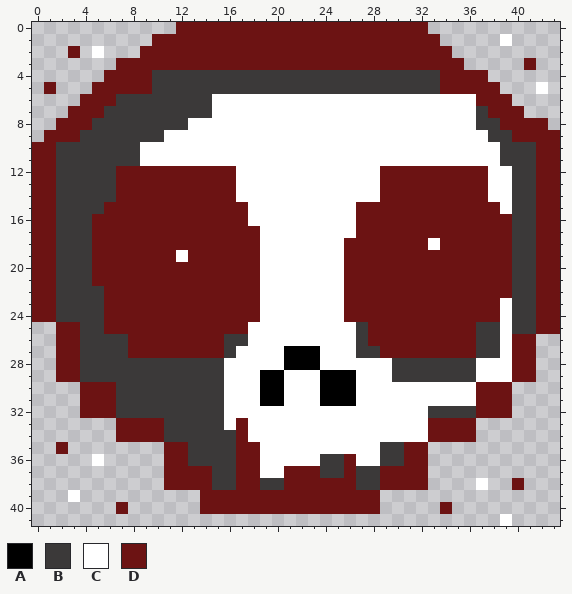
A pixel-art sprite gets an edit: Calavera.png. The picture above was drawn from the file before the commit.
The file is 44x42 pixels.
Palette (. is transparent): A #000000  B #3b3939  C #ffffff  D #6c1313
New version:
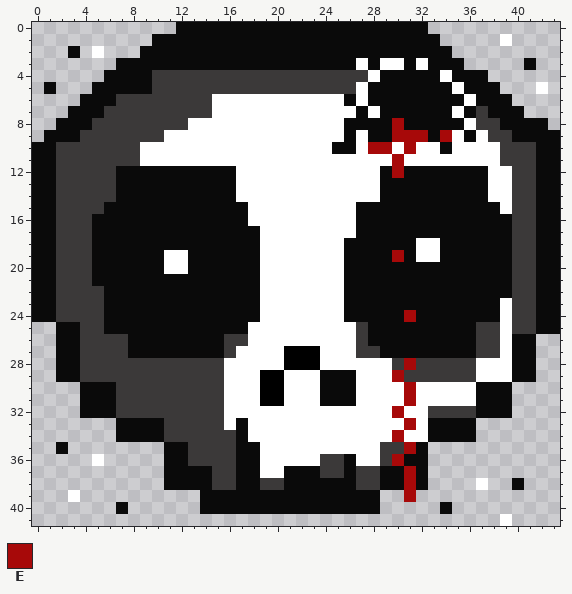
Colours new in this view: E #a70909
What changed:
Colour D changes from #6c1313 to #0a0a0a.
Colour C replaces colour B in row 4 at x 28; in row 5 at x 27.
Colour C replaces colour D in row 3 at x 27, 29 to 30 and 32; in row 4 at x 34; in row 5 at x 35; in row 18 at x 32; in row 19 at x 11 and 32 to 33; in row 20 at x 11 to 12.
Colour D replaces colour A in rows 29 to 31 at x 24 to 26.
Colour D replaces colour B in row 4 at x 29 to 33; in row 5 at x 28 to 33.
Colour D replaces colour C in row 6 at x 26 and 28 to 35; in row 7 at x 27, 29 to 34 and 36; in row 8 at x 26 to 29 and 31 to 35; in row 9 at x 26, 28 to 29, 33 and 36; in row 10 at x 25 to 26 and 34.
Colour E is added in row 39 at x 31.
Colour E replaces colour B in row 28 at x 31; in row 29 at x 30; in row 36 at x 30.
Colour E replaces colour C in row 8 at x 30; in row 9 at x 30 to 32 and 34; in row 10 at x 28 to 29 and 31; in row 11 at x 30; in rows 30 to 31 at x 31; in row 32 at x 30.
Colour E replaces colour C in row 33 at x 31; in row 34 at x 30.
Colour E replaces colour D in row 12 at x 30; in row 19 at x 30; in row 24 at x 31; in row 35 at x 31; in rows 37 to 38 at x 31.
